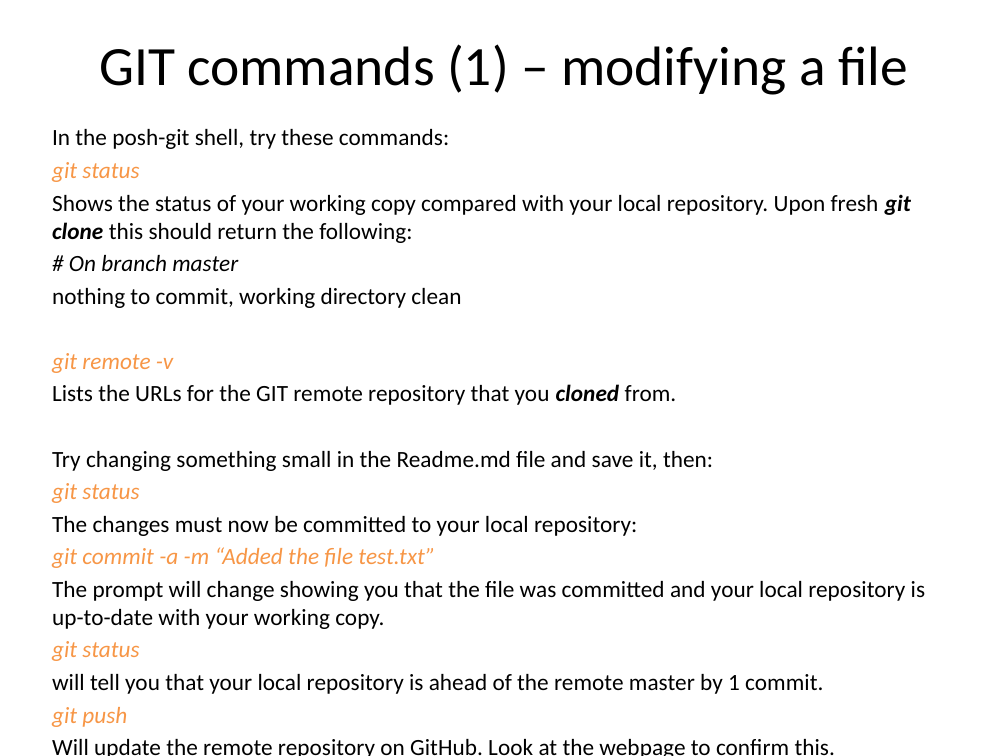
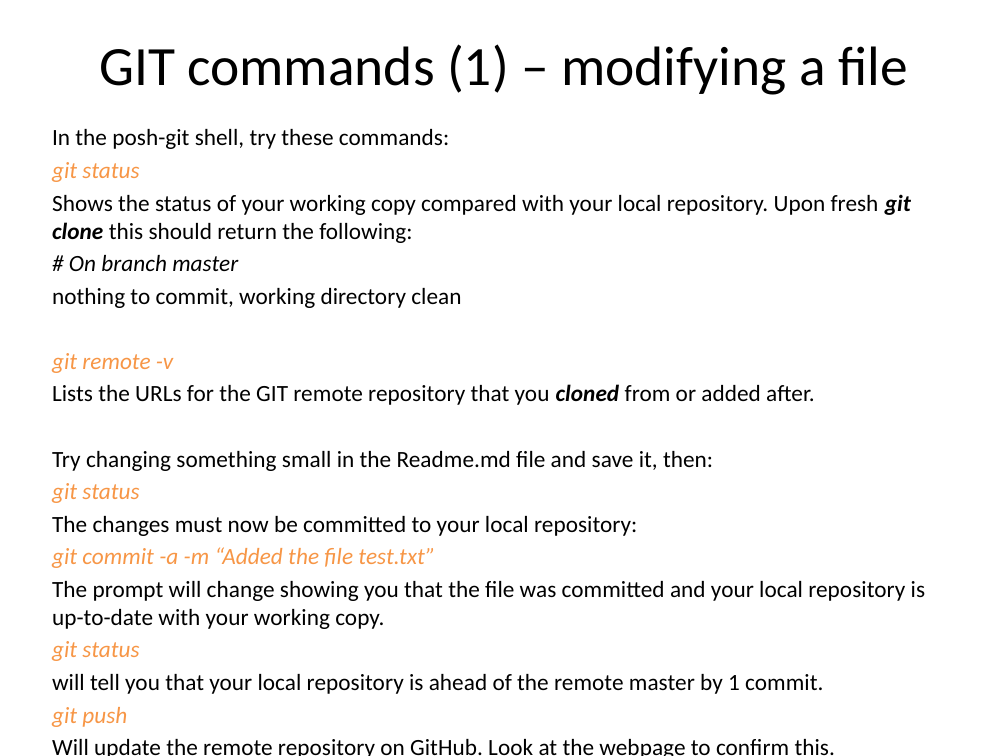
Before and after one commit to cgrandin/git-workshop, a slide deck: slide 9 of GIT.pptx. Drawn at 1008x756 pixels with LibreOffice and Linux fonts; fonts in the diff are those of the drawing. Boxes give left, top, right and bottom in pixels: in the first picture for what was removed or moved away, otherwise in the second. Text is boxed around its words. In the diff, an @@ line names an element or a change of style, - is before the commit and + after.

Commit message:
Slight modifications to README and powerpoint

```diff
--- a/GIT.pptx
+++ b/GIT.pptx
@@ text at (x1=52, y1=384, x2=814, y2=405): text changed @@
-Lists the URLs for the GIT remote repository that you cloned from.
+Lists the URLs for the GIT remote repository that you cloned from or added after.
```
Also in this commit, not shown: 1 other file.
